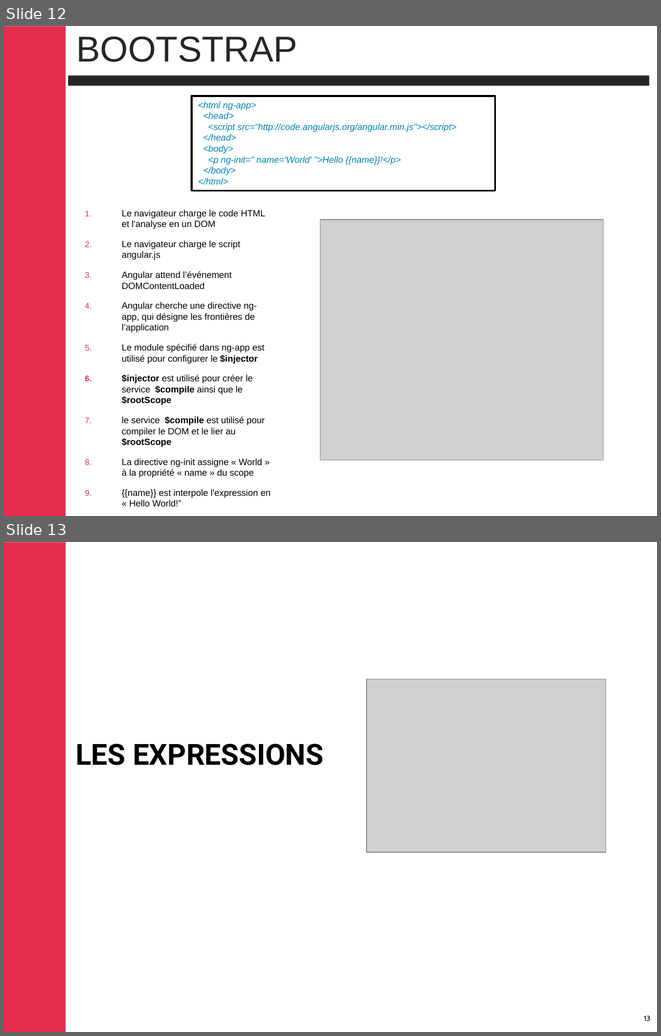
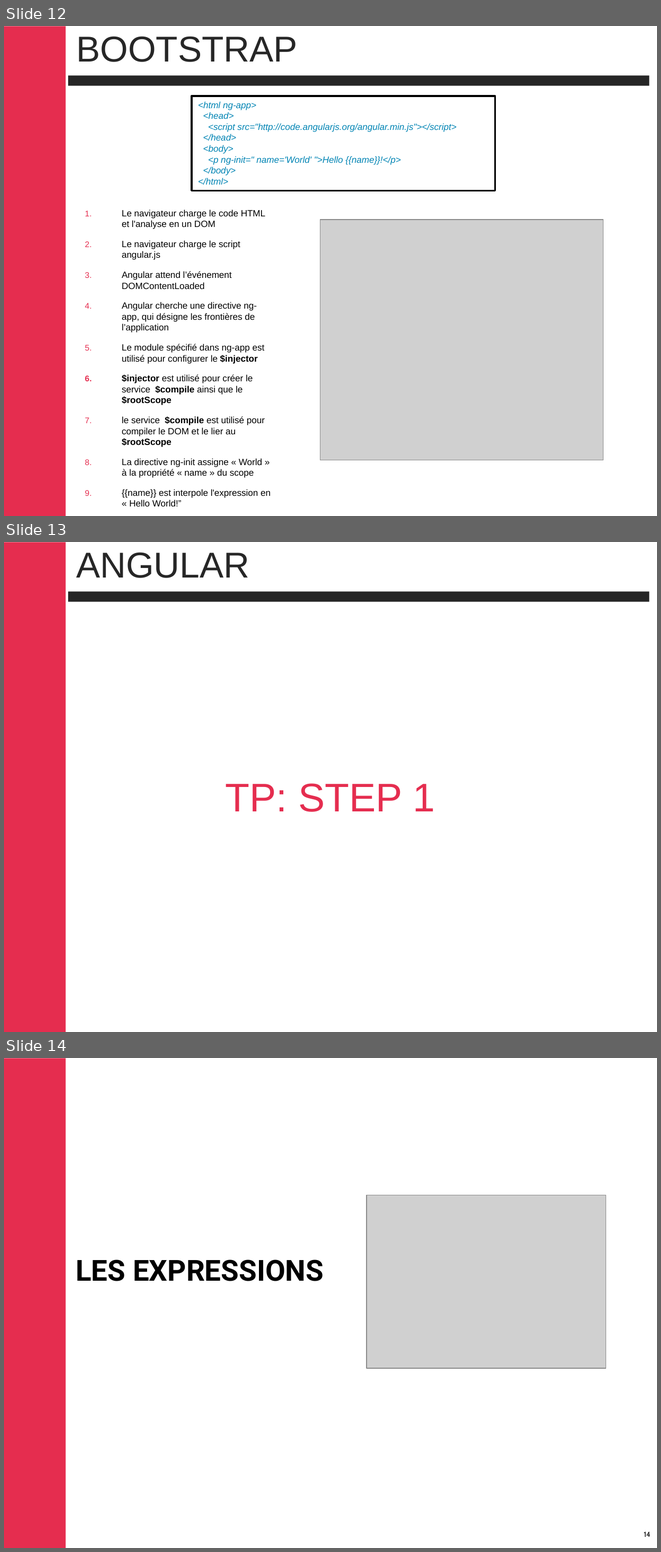
Before and after one commit to cbalit/handson-angular, a slide deck: Angular.pptx. Shown one above the other, each under a label of ours: slides 12 and 13 before the commit, slides 12, 13 and 14 after it. The pictures are 661x1036 and 661x1552 pixels, drawn with LibreOffice and Linux fonts; fonts in the diff are those of the drawing; grey boxes stand for pictures; background and template pictures are left out. Boxes give left, top, right and bottom in pixels: in the first picture for what was removed or moved away, otherwise in the second. Text is boxed around its words. In the diff, an @@ line names an element or a change of style, - is before the commit and + after.

```diff
--- a/Angular.pptx
+++ b/Angular.pptx
@@ slide 13 added at bbox=[4, 542, 657, 1032], background #FFFFFF; not listed: 2 template elements that a slide beside it also shows @@
@@ title added at bbox=[76, 552, 249, 578], 39.6 pt, text #262626 @@
+ANGULAR
@@ text added at bbox=[226, 783, 435, 812], 44 pt, text #E52D4F @@
+TP: STEP 1
@@ what was slide 13 is now slide 14 @@
@@ page number at bbox=[644, 1531, 650, 1537]: text changed @@
-13
+14
```
Also in this commit, not shown: 5 other slides added, 1 other file.
